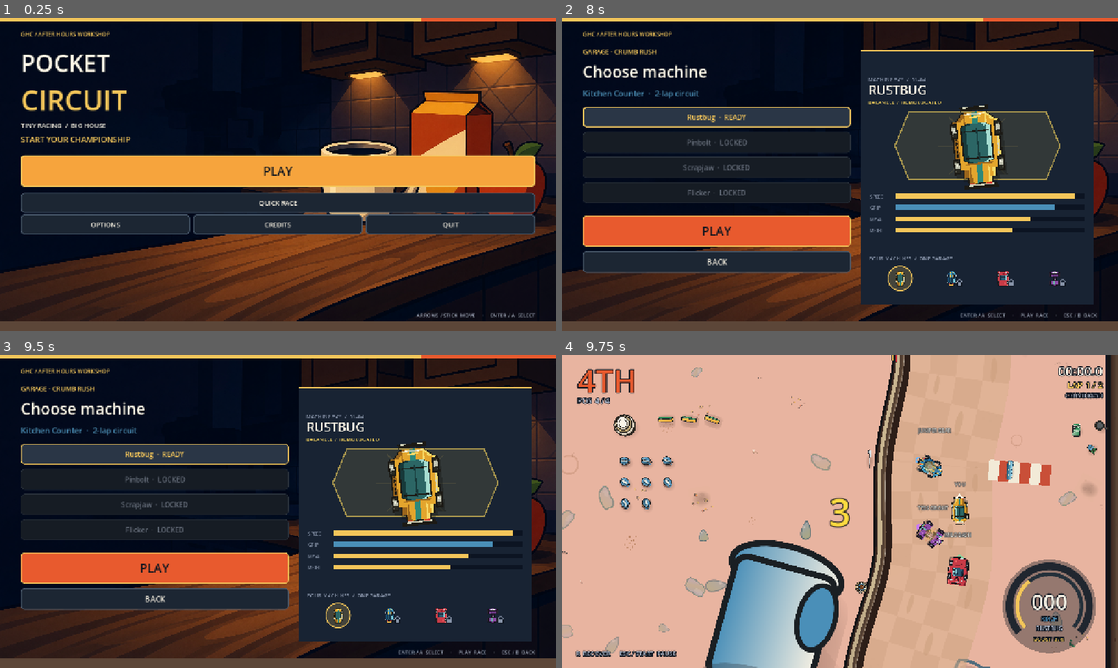
Above: before the commit, frames 1-4 (two rows, left to right).
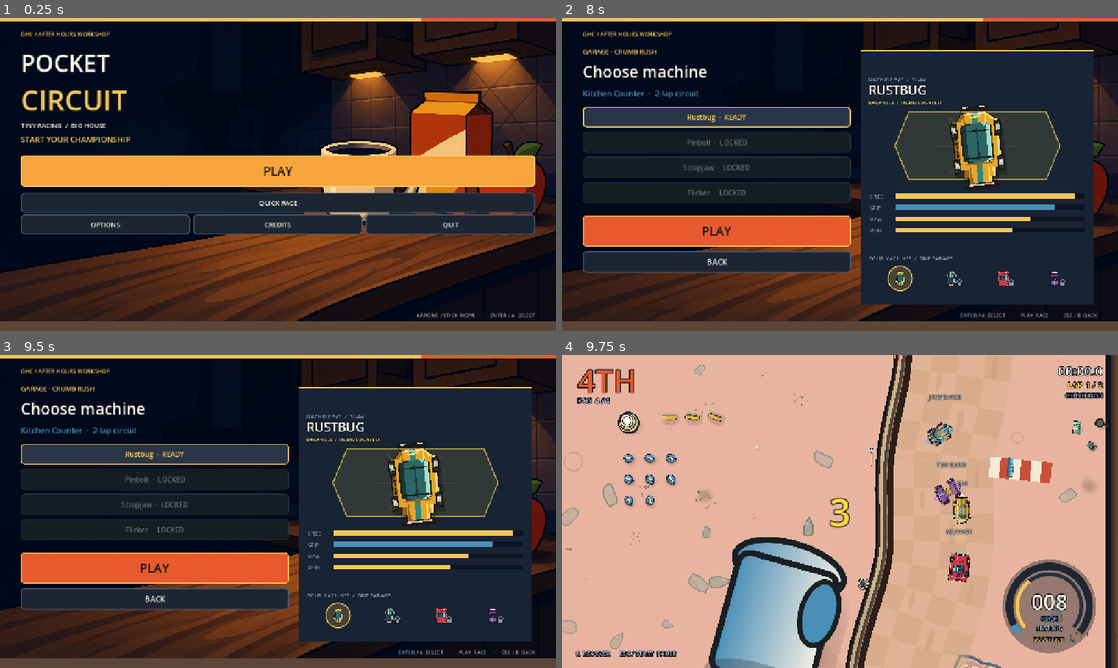
Above: after the commit, the same moments.

Repository: jfrader/pocket-circuit
Game: Godot game, scene res://scenes/boot/boot.tscn
Two runs of this game, one before a commit and one after it. Both use one fixed random seed, a clock stepped at 60 frames per second and the inputs below. Sound files missing from this copy of the repository are replaced by a short silence.
Inputs (mouse positions are in pixels of both pictures, inside the frame that each line leads up to):
- Up to frame 1 (0.25 s): no input
- Up to frame 2 (8 s): click "PLAY" at 0.5 s; click "NEXT ACT →" at 1.25 s; click "NEXT ACT →" at 2 s; click "← PREVIOUS ACT" at 2.75 s; click "NEXT ACT →" at 3.5 s; click "RETURN TO TITLE" at 4.25 s; click "PLAY" at 5 s; click "NEXT ACT →" at 5.75 s; tap Enter (ui_accept) at 6.5, 6.77 s; move the mouse to (962, 158) at 6.52 s; hold D (steer_right) 6.53-7.25 s; hold Shift (boost) 6.53-7.25 s; click (962, 158) at 6.67 s; click "CHOOSE VEHICLE" at 7.25 s
- Up to frame 3 (9.5 s): click "Rustbug · READY" at 8 s; click "Rustbug · READY" at 8.75 s
- Up to frame 4 (9.75 s): click "PLAY" at 9.5 s

Frames 1-3 are identical in both runs. In frame 4, 8.7% of the frame differs, in the area x 0-99%, y 0-100%.

Commit message:
Alpha-fit generated boundary collision

Diff:
--- a/scripts/race/track_builder_core.gd
+++ b/scripts/race/track_builder_core.gd
@@ -1186,19 +1186,24 @@
 	barrier.set_meta("visible_collision_backing", &"raised_island_rim")
 	root.add_child(barrier)
 	if spec.get("seed_obstacles", false):
+		# The line art is centered on `expanded`; contact belongs at its outer
+		# (track-facing) edge, not invisibly halfway through the 26u textured rim.
+		var collision_boundary := _outset_polygon(expanded, ISLAND_TEXTURED_RIM_WIDTH * 0.5)
 		# A generated inner offset can be concave enough that solid polygon
 		# decomposition fails. A closed concave segment chain is valid on a static
 		# body and still makes the household island a physical boundary.
 		var segments := PackedVector2Array()
-		for index in expanded.size():
-			segments.append(expanded[index])
-			segments.append(expanded[(index + 1) % expanded.size()])
+		for index in collision_boundary.size():
+			segments.append(collision_boundary[index])
+			segments.append(collision_boundary[(index + 1) % collision_boundary.size()])
 		var boundary_shape := ConcavePolygonShape2D.new()
 		boundary_shape.segments = segments
 		var boundary_collision := CollisionShape2D.new()
 		boundary_collision.name = "BoundaryCollision"
 		boundary_collision.shape = boundary_shape
 		barrier.add_child(boundary_collision)
+		barrier.set_meta("collision_boundary_polygon", collision_boundary)
+		barrier.set_meta("rim_contact_offset", ISLAND_TEXTURED_RIM_WIDTH * 0.5)
 	else:
 		var barrier_collision := CollisionPolygon2D.new()
 		barrier_collision.polygon = expanded
@@ -1435,19 +1440,17 @@
 		accent_body.set_meta("centerline_index", index)
 		_mark_solid_body(accent_body, accent_path, &"boundary_prop")
 		container.add_child(accent_body)
-		var accent_shape := RectangleShape2D.new()
-		accent_shape.size = Vector2(153.6, 67.2)
-		var accent_collision := CollisionShape2D.new()
-		accent_collision.name = "AssetCollision"
-		accent_collision.shape = accent_shape
-		accent_body.add_child(accent_collision)
-		_record_shape_probe_points(accent_body, Vector2.ZERO, accent_shape.size, &"rect")
-		_add_directional_shadow(accent_body, accent_path, 160.0, 1.0, Vector2(160.0, 70.0))
+		var accent_scale := Vector2(160.0 / accent_texture.get_width(), 70.0 / accent_texture.get_height())
+		var accent_footprint := _texture_collision_footprint(accent_texture, &"rect", true)
+		var accent_size: Vector2 = (accent_footprint["size"] as Vector2) * accent_scale + Vector2.ONE * 2.0
+		var accent_offset := _add_texture_collision(accent_body, accent_texture, accent_scale, &"rect", true, 2.0)
+		_add_directional_shadow(accent_body, accent_path, 160.0, 1.0, accent_size)
 		var accent_sprite := Sprite2D.new()
 		accent_sprite.name = "Sprite"
 		accent_sprite.texture = accent_texture
 		accent_sprite.texture_filter = CanvasItem.TEXTURE_FILTER_LINEAR
-		accent_sprite.scale = Vector2(160.0 / accent_texture.get_width(), 70.0 / accent_texture.get_height())
+		accent_sprite.scale = accent_scale
+		accent_sprite.position = -accent_offset
 		_mark_solid_visual(accent_sprite, accent_path, &"boundary_prop")
 		accent_body.add_child(accent_sprite)
 		accent_count += 1
@@ -1514,19 +1517,18 @@
 	body.set_meta("visible_collision_backing", &"rail_sprite")
 	_mark_solid_body(body, texture.resource_path, &"rail")
 	container.add_child(body)
-	var shape := RectangleShape2D.new()
-	shape.size = Vector2(151.0, 54.0)
-	var collision := CollisionShape2D.new()
-	collision.name = "RailCollision"
-	collision.shape = shape
-	body.add_child(collision)
-	_record_shape_probe_points(body, Vector2.ZERO, shape.size, &"rect")
-	_add_directional_shadow(body, texture.resource_path, 156.0, 1.0, Vector2(142.0, 38.0))
+	var sprite_scale := Vector2(156.0 / texture.get_width(), 56.0 / texture.get_height())
+	var footprint := _texture_collision_footprint(texture, &"rect", true)
+	var footprint_size: Vector2 = (footprint["size"] as Vector2) * sprite_scale + Vector2.ONE * 2.0
+	var offset := _add_texture_collision(body, texture, sprite_scale, &"rect", true, 2.0)
+	(body.get_node("AssetCollision") as CollisionShape2D).name = "RailCollision"
+	_add_directional_shadow(body, texture.resource_path, 156.0, 1.0, footprint_size)
 	var sprite := Sprite2D.new()
 	sprite.name = "Sprite"
 	sprite.texture = texture
 	sprite.texture_filter = CanvasItem.TEXTURE_FILTER_LINEAR
-	sprite.scale = Vector2(156.0 / texture.get_width(), 56.0 / texture.get_height())
+	sprite.scale = sprite_scale
+	sprite.position = -offset
 	_mark_solid_visual(sprite, texture.resource_path, &"rail")
 	body.add_child(sprite)
 	return true
@@ -1639,6 +1641,18 @@
 		var next := (index + 1) % points.size()
 		total += points[index].x * points[next].y - points[next].x * points[index].y
 	return total * 0.5
+
+
+static func _outset_polygon(points: PackedVector2Array, distance: float) -> PackedVector2Array:
+	var contours: Array[PackedVector2Array] = Geometry2D.offset_polygon(points, distance, Geometry2D.JOIN_ROUND)
+	var largest := PackedVector2Array()
+	var largest_area := 0.0
+	for contour: PackedVector2Array in contours:
+		var area := absf(_polygon_area(contour))
+		if contour.size() >= 3 and area > largest_area:
+			largest = contour
+			largest_area = area
+	return largest if not largest.is_empty() else points
 
 
 static func _simple_island_loop(points: PackedVector2Array) -> PackedVector2Array:
@@ -1882,19 +1896,18 @@
 		post.set_meta("visible_collision_backing", &"gate_post_sprite")
 		_mark_solid_body(post, asset_path, &"gate_post")
 		container.add_child(post)
-		var shape := RectangleShape2D.new()
-		shape.size = GATE_POST_SIZE * 0.96
-		var collision := CollisionShape2D.new()
-		collision.name = "PostCollision"
-		collision.shape = shape
-		post.add_child(collision)
-		_record_shape_probe_points(post, Vector2.ZERO, shape.size, &"rect")
-		_add_directional_shadow(post, asset_path, GATE_POST_SIZE.x, 1.0, shape.size)
+		var sprite_scale := Vector2(GATE_POST_SIZE.x / texture.get_width(), GATE_POST_SIZE.y / texture.get_height())
+		var footprint := _texture_collision_footprint(texture, &"rect", true)
+		var footprint_size: Vector2 = (footprint["size"] as Vector2) * sprite_scale + Vector2.ONE * 2.0
+		var offset := _add_texture_collision(post, texture, sprite_scale, &"rect", true, 2.0)
+		(post.get_node("AssetCollision") as CollisionShape2D).name = "PostCollision"
+		_add_directional_shadow(post, asset_path, GATE_POST_SIZE.x, 1.0, footprint_size)
 		var sprite := Sprite2D.new()
 		sprite.name = "Sprite"
 		sprite.texture = texture
 		sprite.texture_filter = CanvasItem.TEXTURE_FILTER_LINEAR
-		sprite.scale = Vector2(GATE_POST_SIZE.x / texture.get_width(), GATE_POST_SIZE.y / texture.get_height())
+		sprite.scale = sprite_scale
+		sprite.position = -offset
 		_mark_solid_visual(sprite, asset_path, &"gate_post")
 		post.add_child(sprite)
 		container.set_meta("placed_count", int(container.get_meta("placed_count", 0)) + 1)
